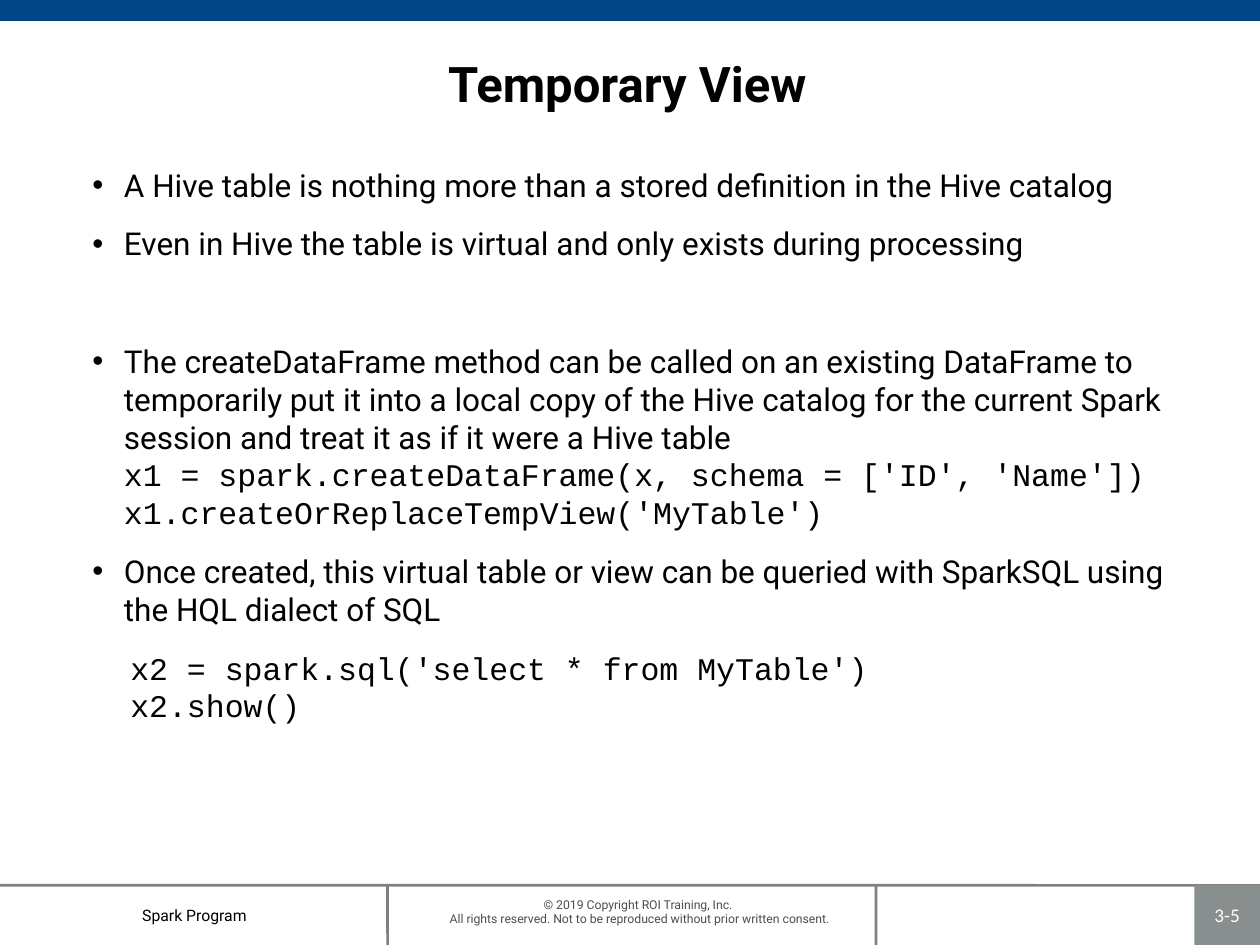
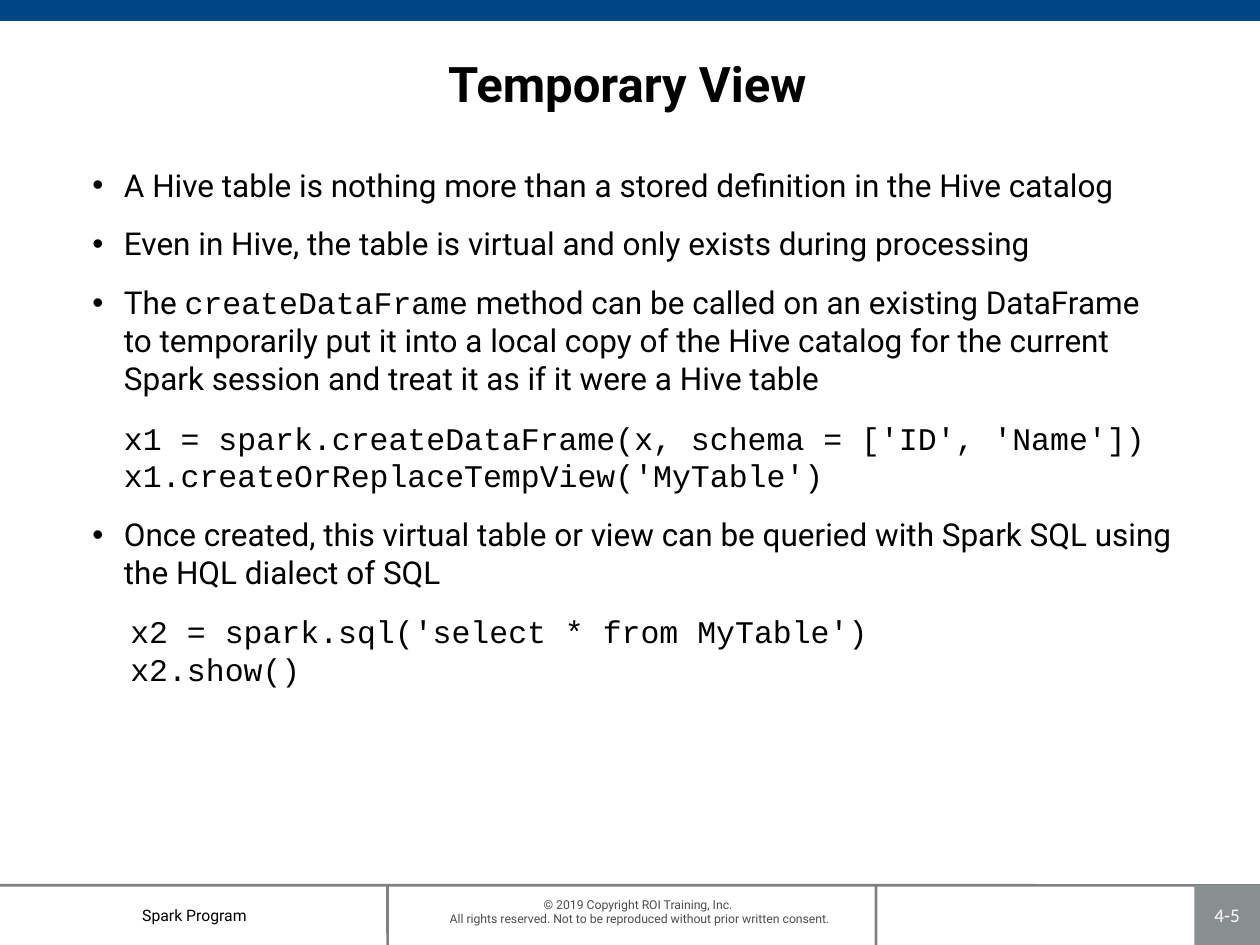
Before and after one commit to roitraining/SparkProgram, a slide deck: slide 5 of Day3/Ch04_SparkSQL.pptx. Drawn at 1260x945 pixels with LibreOffice and Linux fonts; fonts in the diff are those of the drawing; background and template pictures are left out. Boxes give left, top, right and bottom in pixels: in the first picture for what was removed or moved away, otherwise in the second. Text is boxed around its words. In the diff, an @@ line names an element or a change of style, - is before the commit and + after.

```diff
--- a/Day3/Ch04_SparkSQL.pptx
+++ b/Day3/Ch04_SparkSQL.pptx
@@ text at box(124, 231, 1029, 262): text changed @@
-• Even in Hive the table is virtual and only exists during processing
+• Even in Hive, the table is virtual and only exists during processing
@@ text at box(124, 290, 1144, 494): font Roboto to Courier New in "createDataFrame" @@
@@ text at box(124, 522, 1171, 588): spaces changed @@
-• Once created, this virtual table or view can be queried with SparkSQL using the HQL dialect of SQL
+• Once created, this virtual table or view can be queried with Spark SQL using the HQL dialect of SQL
@@ page number at box(1214, 910, 1239, 922): text changed @@
-3-5
+4-5
```
Also in this commit, not shown: 17 other slides changed, 1 other file.
